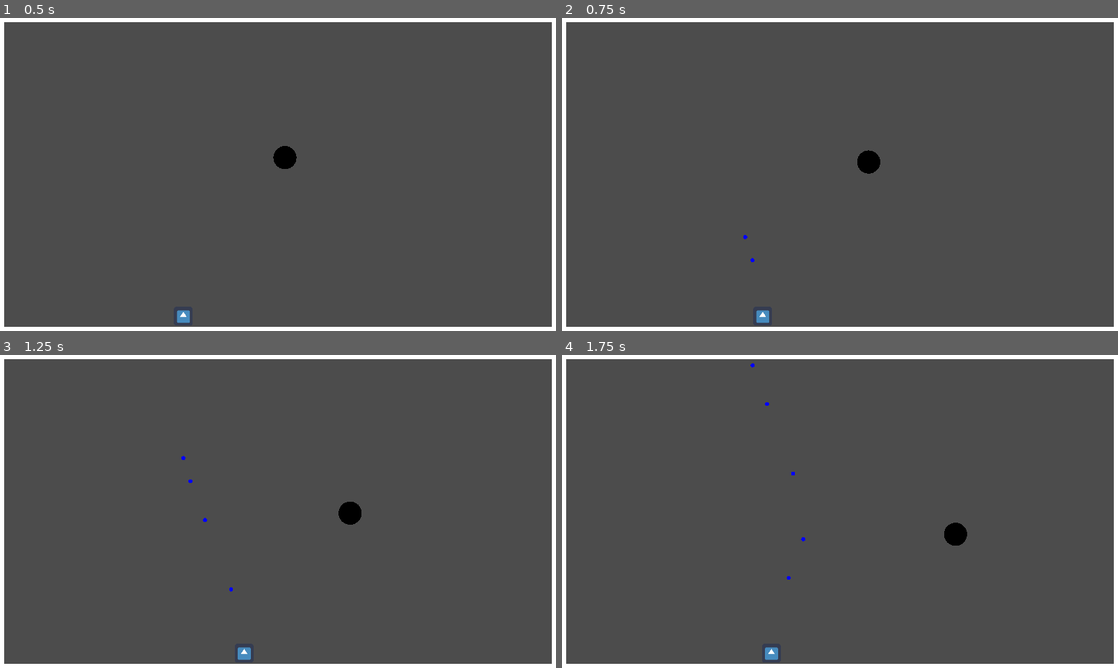
Above: before the commit, frames 1-4 (two rows, left to right).
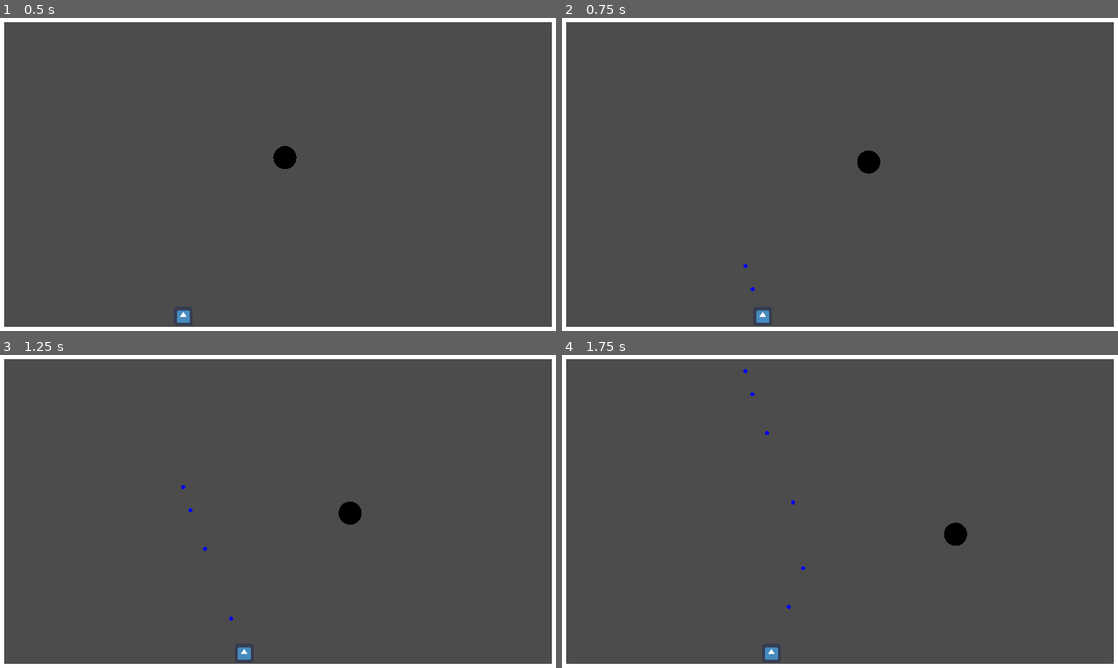
Above: after the commit, the same moments.

Repository: MaeIsBad/pang
Game: Godot game, scene res://Maps/TestScene.tscn
Two runs of this game, one before a commit and one after it. Both use one fixed random seed, a clock stepped at 60 frames per second and the inputs below. The engine's default icon, where the game draws it, is replaced by a stand-in: a white triangle on a blue panel in a dark square. Sound files missing from this copy of the repository are replaced by a short silence.
Inputs:
- Up to frame 1 (0.5 s): no input
- Up to frame 2 (0.75 s): tap Enter (ui_accept) at 0.5, 0.6 s; hold Right (ui_right) from 0.53 s (still down)
- Up to frame 3 (1.25 s): keep holding Right (ui_right); tap Enter (ui_accept) at 0.77, 1.07 s
- Up to frame 4 (1.75 s): release Right (ui_right) at 1.28 s; hold Left (ui_left) from 1.28 s (still down); tap Enter (ui_accept) at 1.35, 1.52 s

Frame 1 is identical in both runs. In frame 2, less than 0.1% of the frame differs, in the area x 32-35%, y 69-88%; in frame 3, less than 0.1%; in frame 4, less than 0.1%, in the area x 32-44%, y 2-82%.

Commit message:
Improve bullet spawns

Diff:
--- a/Player/Player.gd
+++ b/Player/Player.gd
@@ -23,7 +23,7 @@
 		move_and_slide(Vector2(-300.0,0.0))
 	if Input.is_action_just_pressed("ui_accept"):
 		var bullet = bullet_scn.instance()
-		bullet.position = position - Vector2(0.0,100.0)
+		bullet.position = position
 		get_parent().add_child(bullet)
 
 	# Wait until you manage to find a ground to teleport to
--- a/Player/Player.tscn
+++ b/Player/Player.tscn
@@ -16,6 +16,7 @@
 
 [node name="Player" type="KinematicBody2D"]
 position = Vector2( 90, 97 )
+z_index = 100
 script = ExtResource( 2 )
 
 [node name="AnimatedSprite" type="AnimatedSprite" parent="."]
